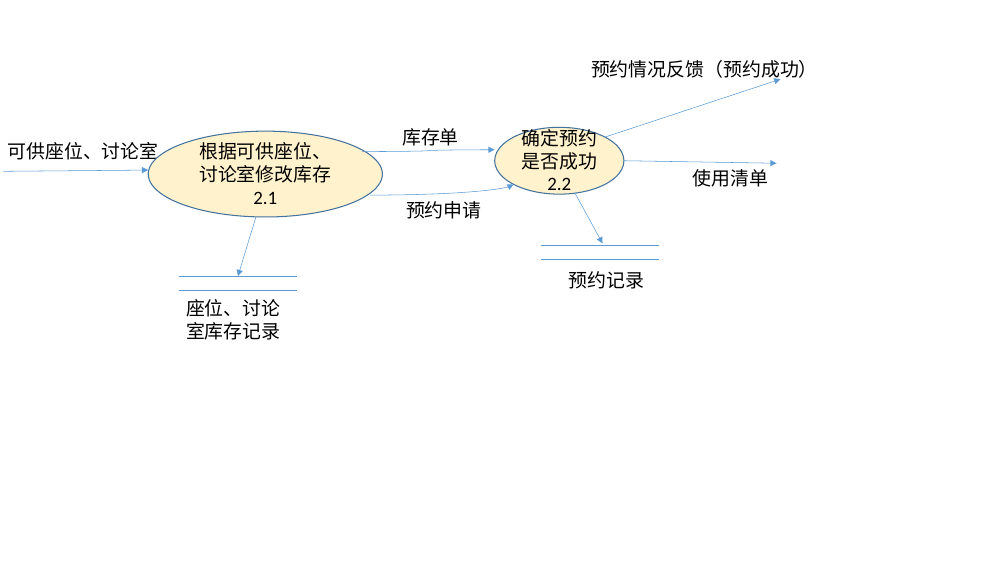
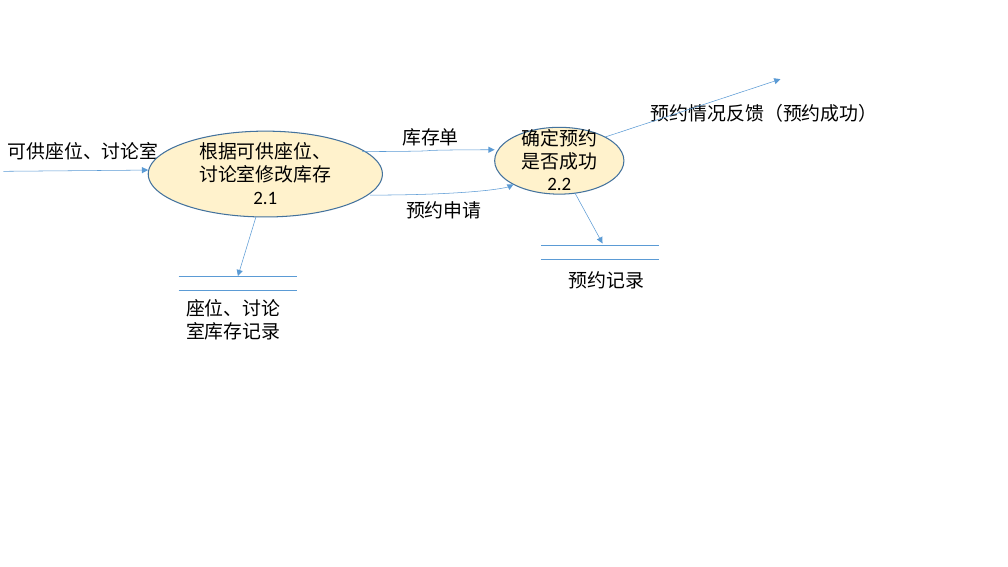
Before and after one commit to huangqiuyu/Database_BUAA, a slide deck: slide 16 of ours/E-R图初稿.pptx. Drawn at 1008x567 pixels with LibreOffice and Linux fonts; fonts in the diff are those of the drawing. Boxes give left, top, right and bottom in pixels: in the first picture for what was removed or moved away, otherwise in the second. Text is boxed around its words. In the diff, an @@ line names an element or a change of style, - is before the commit and + after.

```diff
--- a/ours/E-R图初稿.pptx
+++ b/ours/E-R图初稿.pptx
@@ text "预约情况反馈（预约成功）" moved from (x1=591, y1=60, x2=818, y2=82) to (x1=651, y1=101, x2=878, y2=122) @@
@@ arrow removed from (624, 161) to (777, 163) @@
@@ text removed at (x1=693, y1=169, x2=769, y2=187) @@
-使用清单
```
Also in this commit, not shown: 2 other slides changed, 1 slide added, 1 slide removed, 1 other file.
